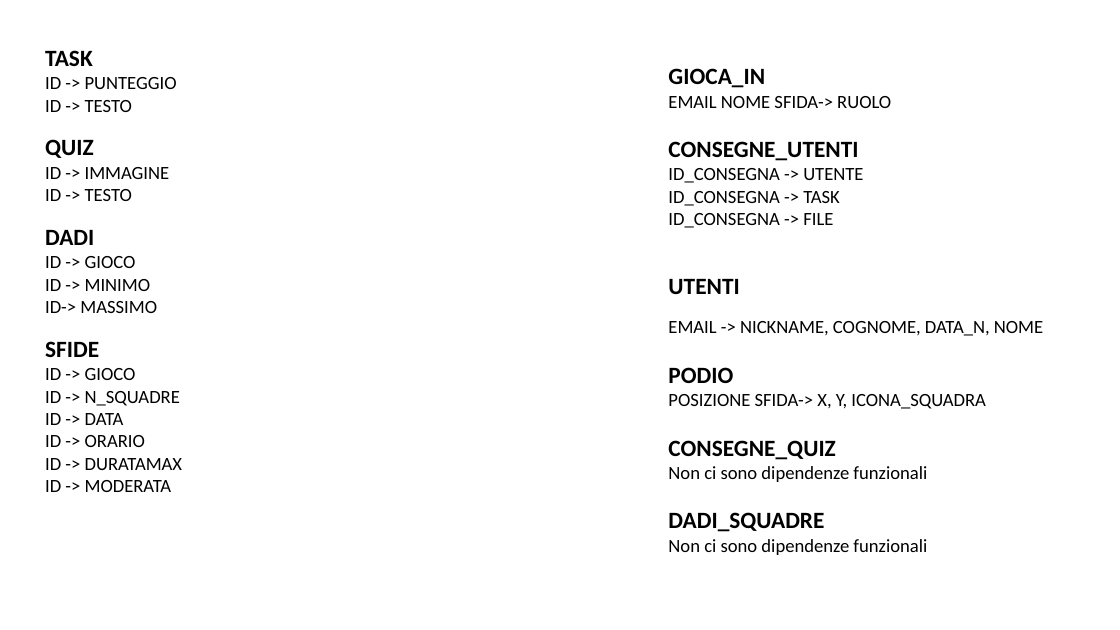
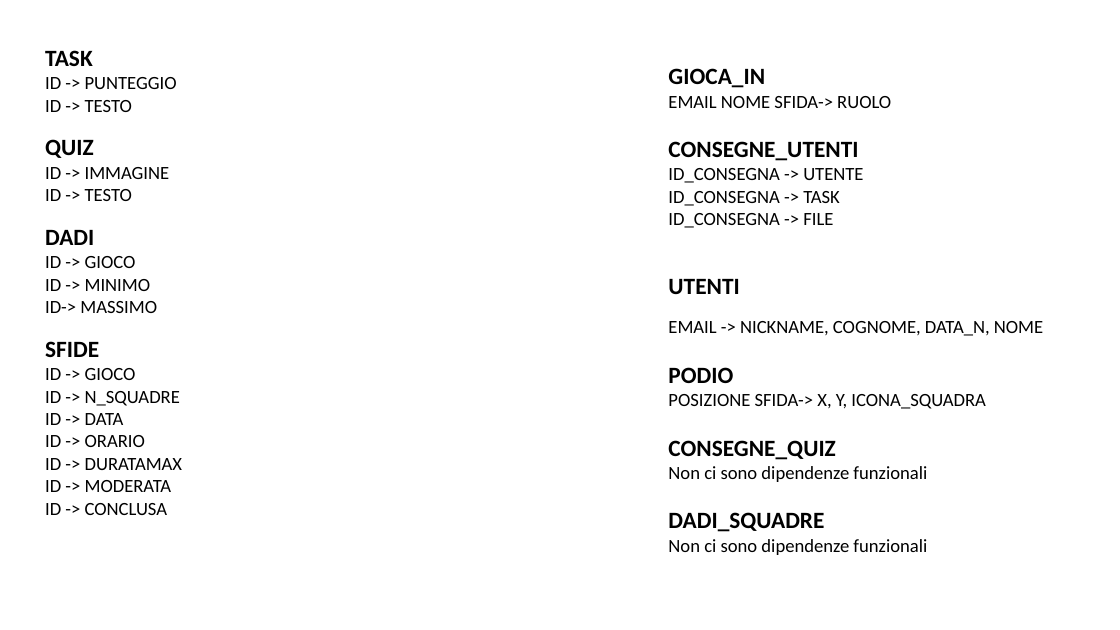
Before and after one commit to DavideGit-cs/BD_Progetto_Gruppo11, a slide deck: slide 10 of Vincoli_Domini_BDProgetto_finale.pptx. Drawn at 1120x630 pixels with LibreOffice and Linux fonts; fonts in the diff are those of the drawing. Boxes give left, top, right and bottom in pixels: in the first picture for what was removed or moved away, otherwise in the second. Text is boxed around its words. In the diff, an @@ line names an element or a change of style, - is before the commit and + after.

```diff
--- a/Vincoli_Domini_BDProgetto_finale.pptx
+++ b/Vincoli_Domini_BDProgetto_finale.pptx
@@ text at (45,503,168,515): paragraph added @@
+ID -> CONCLUSA
```
Also in this commit, not shown: 15 other slides changed, 5 slides added, 1 slide removed, 10 other files.
